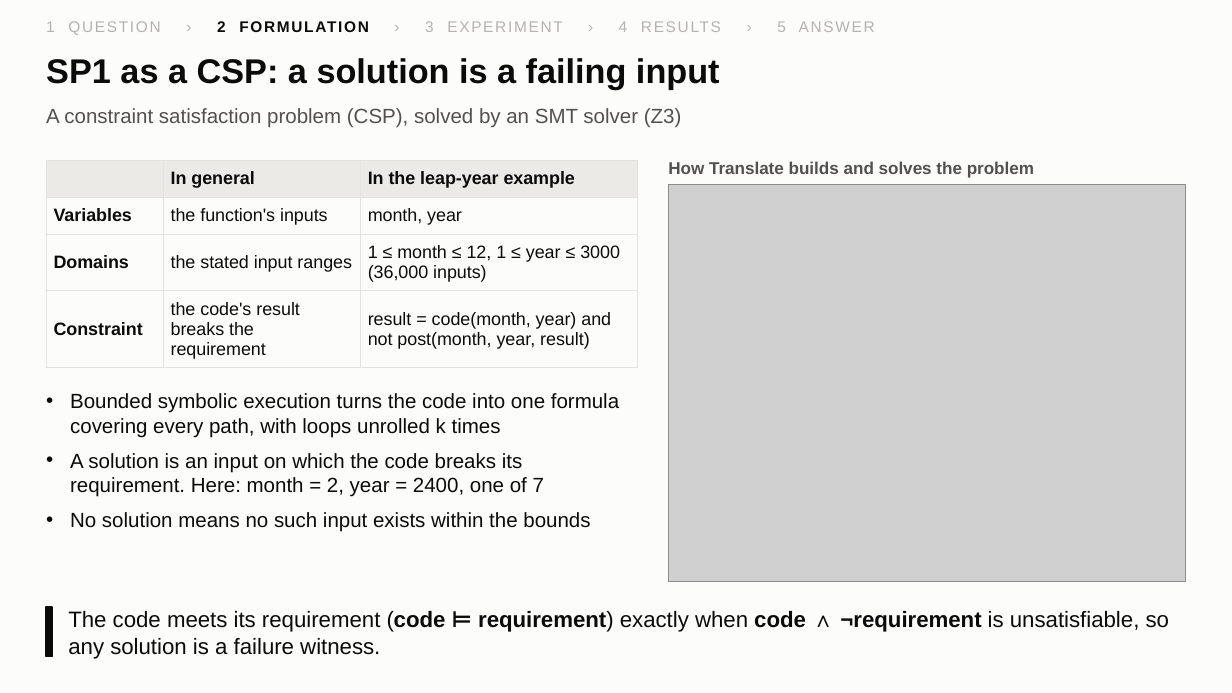
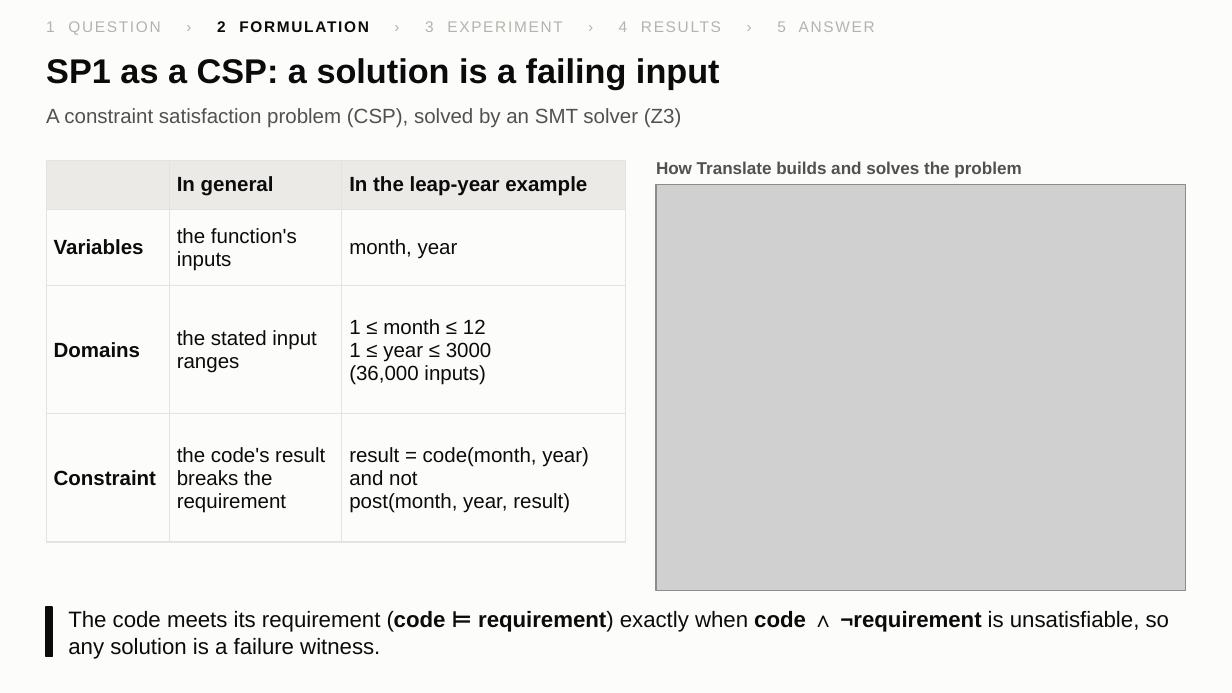
Before and after one commit to yxshrk/System-Failure-Detector, a slide deck: slide 7 of results/figures/slides/premortem_slides.pptx. Drawn at 1232x693 pixels with LibreOffice and Linux fonts; fonts in the diff are those of the drawing; grey boxes stand for pictures. Boxes give left, top, right and bottom in pixels: in the first picture for what was removed or moved away, otherwise in the second. Text is boxed around its words. In the diff, an @@ line names an element or a change of style, - is before the commit and + after.

Commit message:
Fix slide 7

```diff
--- a/results/figures/slides/premortem_slides.pptx
+++ b/results/figures/slides/premortem_slides.pptx
@@ table at bbox=[47, 160, 626, 517] @@
-row 3, column 3: 1 ≤ month ≤ 12, 1 ≤ year ≤ 3000 (36,000 inputs)
+row 3, column 3: 1 ≤ month ≤ 12 / 1 ≤ year ≤ 3000 / (36,000 inputs)
-row 4, column 3: result = code(month, year) and not post(month, year, result)
+row 4, column 3: result = code(month, year) / and not / post(month, year, result)
@@ size 10.5 to 12 pt in "In general", "In the leap-year example", "Variables", "the function's inputs" and 5 more places @@
@@ table: place and size @@
-table at bbox=[47, 160, 638, 363]
+table at bbox=[47, 160, 626, 517]
@@ text "How Translate builds and solves ...": place and size @@
-text "How Translate builds and solves ..." at bbox=[668, 161, 1034, 178]
+text "How Translate builds and solves ..." at bbox=[656, 161, 1021, 178]
@@ picture: place and size @@
-picture at bbox=[668, 185, 1185, 582]
+picture at bbox=[657, 185, 1186, 591]
@@ text removed at bbox=[70, 393, 619, 532] @@
-• Bounded symbolic execution turns the code into one formula covering every path, with loops unrolled k times
-• A solution is an input on which the code breaks its requirement. Here: month = 2, year = 2400, one of 7
-• No solution means no such input exists within the bounds
```
Also in this commit, not shown: 2 other files.
